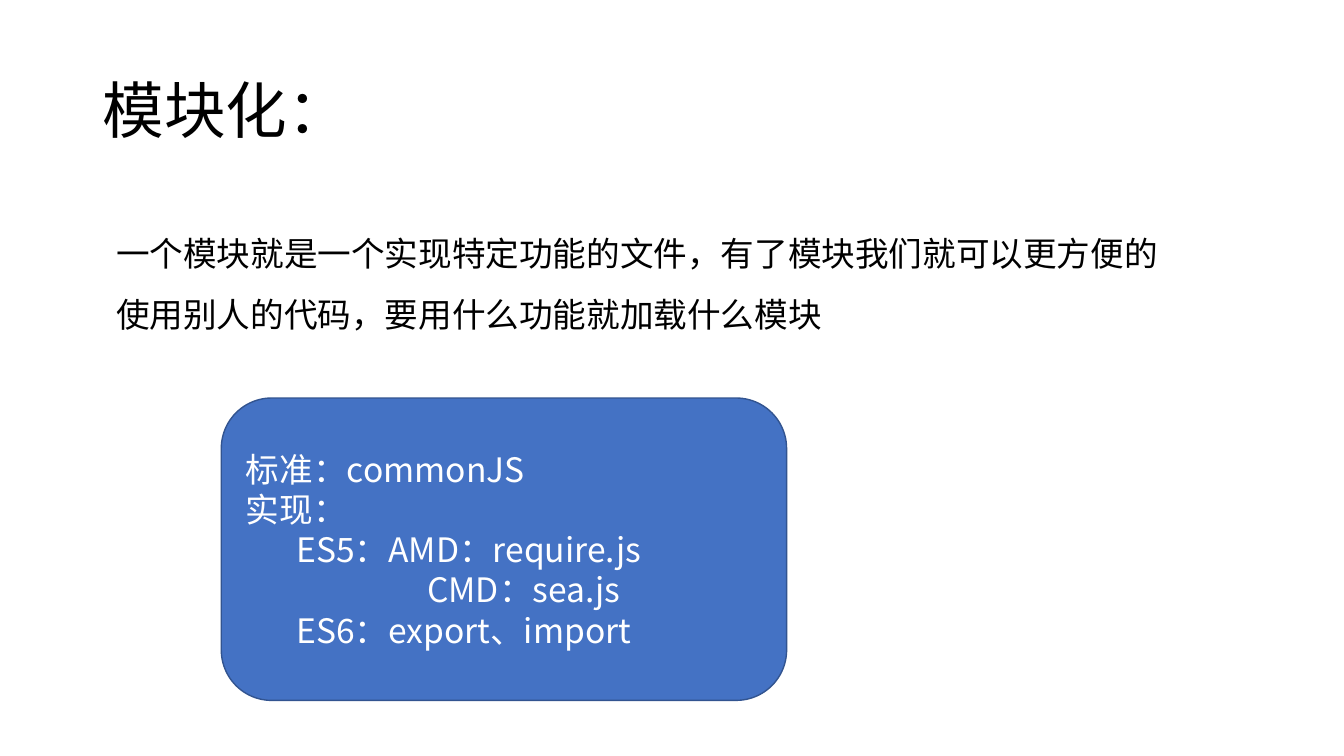
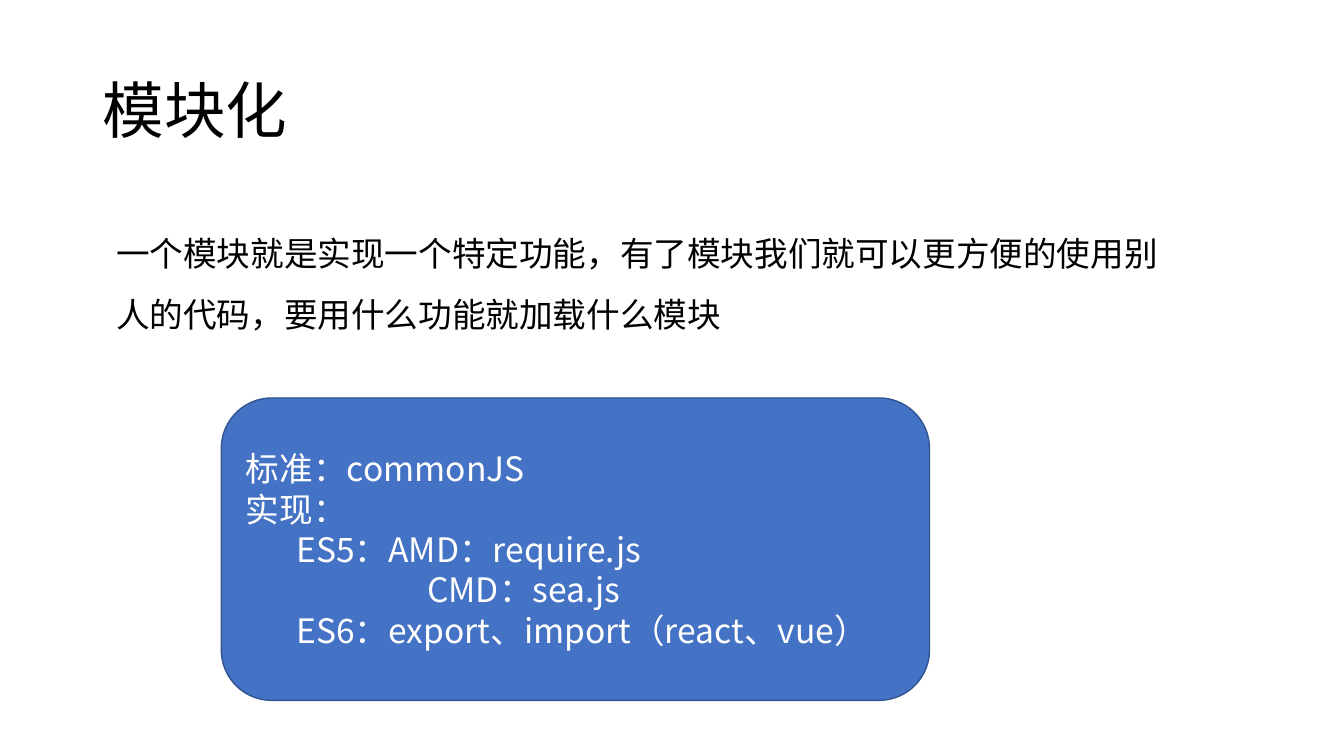
Before and after one commit to candisecandise/gitpractice, a slide deck: slide 12 of 前后端分离初探.pptx. Drawn at 1344x756 pixels with LibreOffice and Linux fonts; fonts in the diff are those of the drawing. Boxes give left, top, right and bottom in pixels: in the first picture for what was removed or moved away, otherwise in the second. Text is boxed around its words. In the diff, an @@ line names an element or a change of style, - is before the commit and + after.

```diff
--- a/前后端分离初探.pptx
+++ b/前后端分离初探.pptx
@@ title at [102, 81, 287, 138]: text changed @@
-模块化：
+模块化
@@ text at [116, 237, 1158, 331]: text changed @@
-一个模块就是一个实现特定功能的文件，有了模块我们就可以更方便的使用别人的代码，要用什么功能就加载什么模块
+一个模块就是实现一个特定功能，有了模块我们就可以更方便的使用别人的代码，要用什么功能就加载什么模块
@@ rounded rectangle "标准：commonJS 实现：": place and size @@
-rounded rectangle "标准：commonJS 实现：" at [222, 398, 787, 701]
+rounded rectangle "标准：commonJS 实现：" at [222, 398, 931, 701]
@@ text in rounded rectangle at [296, 608, 867, 651]: text changed @@
-  ES6：export、import
+  ES6：export、import（react、vue）
```
Also in this commit, not shown: 14 other slides changed, 17 slides added, 10 slides removed, 8 other files.
